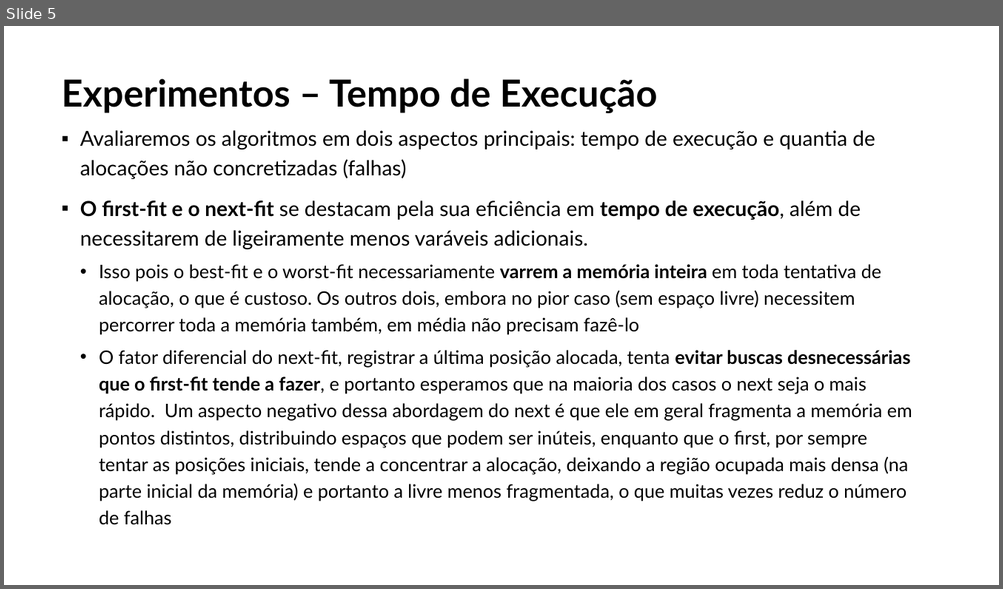
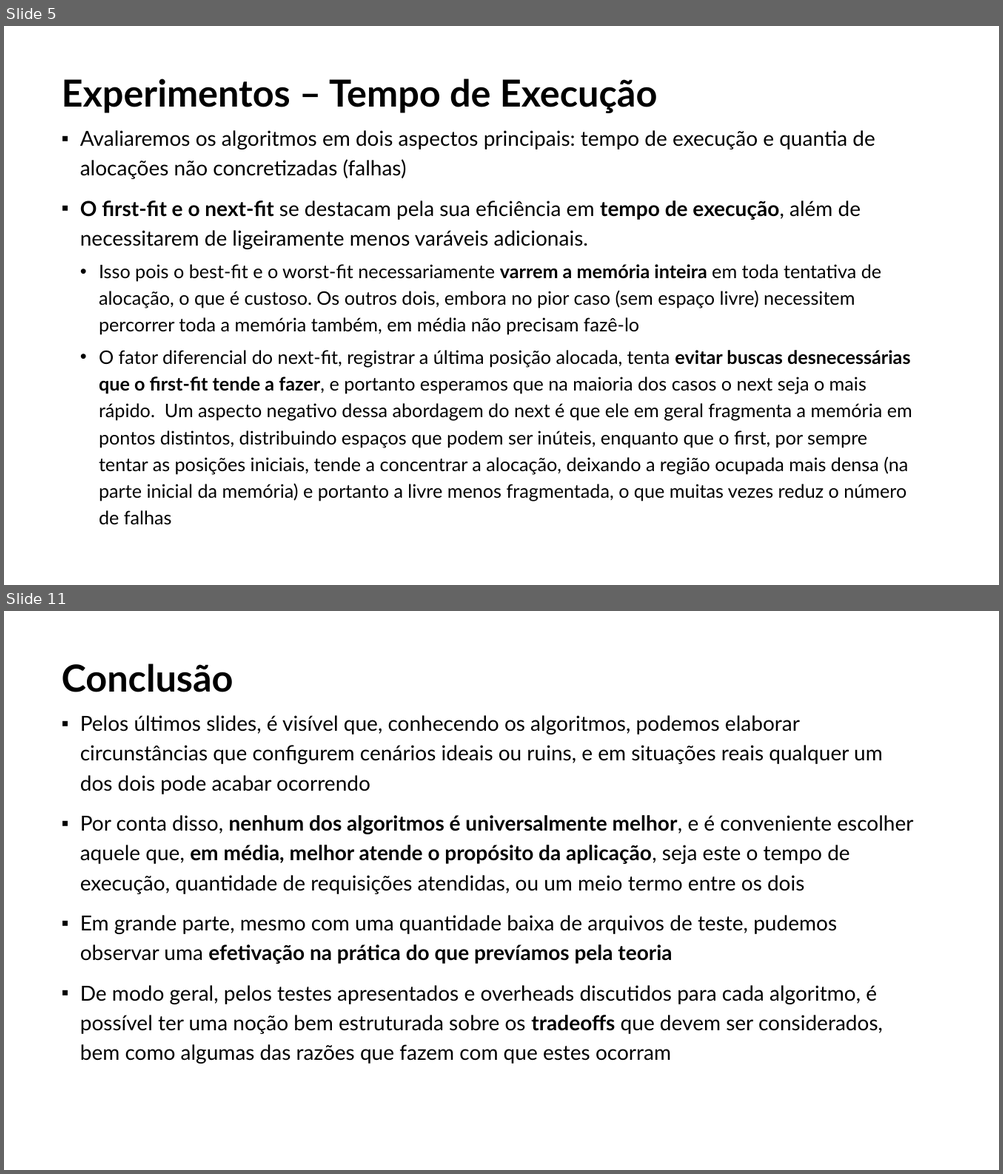
Before and after one commit to MagoDaZueira/MAC0422-EPs, a slide deck: EP3/apresentação/slides.pptx. Shown one above the other, each under a label of ours: slide 5 before the commit, slides 5 and 11 after it; the slides between them are not shown. The pictures are 1003x589 and 1003x1174 pixels, drawn with LibreOffice and Linux fonts; fonts in the diff are those of the drawing. Boxes give left, top, right and bottom in pixels: in the first picture for what was removed or moved away, otherwise in the second. Text is boxed around its words. In the diff, an @@ line names an element or a change of style, - is before the commit and + after.

```diff
--- a/EP3/apresentação/slides.pptx
+++ b/EP3/apresentação/slides.pptx
@@ slide 11 added at [4, 611, 999, 1170], background #FFFFFF @@
@@ title added at [62, 664, 233, 692], 36 pt, text #000000, bold @@
+Conclusão
@@ text added at [80, 715, 913, 1064], 20 pt, text #000000 @@
+▪ Pelos últimos slides, é visível que, conhecendo os algoritmos, podemos elaborar circunstâncias que configurem cenários ideais ou ruins, e em situações reais qualquer um dos dois pode acabar ocorrendo
+▪ Por conta disso, nenhum dos algoritmos é universalmente melhor, e é conveniente escolher aquele que, em média, melhor atende o propósito da aplicação, seja este o tempo de execução, quantidade de requisições atendidas, ou um meio termo entre os dois
+▪ Em grande parte, mesmo com uma quantidade baixa de arquivos de teste, pudemos observar uma efetivação na prática do que prevíamos pela teoria
+▪ De modo geral, pelos testes apresentados e overheads discutidos para cada algoritmo, é possível ter uma noção bem estruturada sobre os tradeoffs que devem ser considerados, bem como algumas das razões que fazem com que estes ocorram
```
Also in this commit, not shown: 1 slide changed, 4 other slides added, 1 other file.
